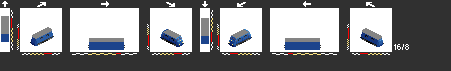
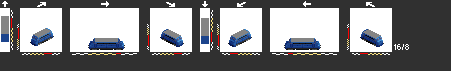
Two versions of the same layered image (451 x 71). Layer-by-layer changes:
hid "lights", painted on it over [31,39,383,45]
hid "vent mx", painted on it over [40,34,374,45]
showed "vent", painted on it over [40,34,374,45]
painted on "Layer 0" over [31,27,383,50]
